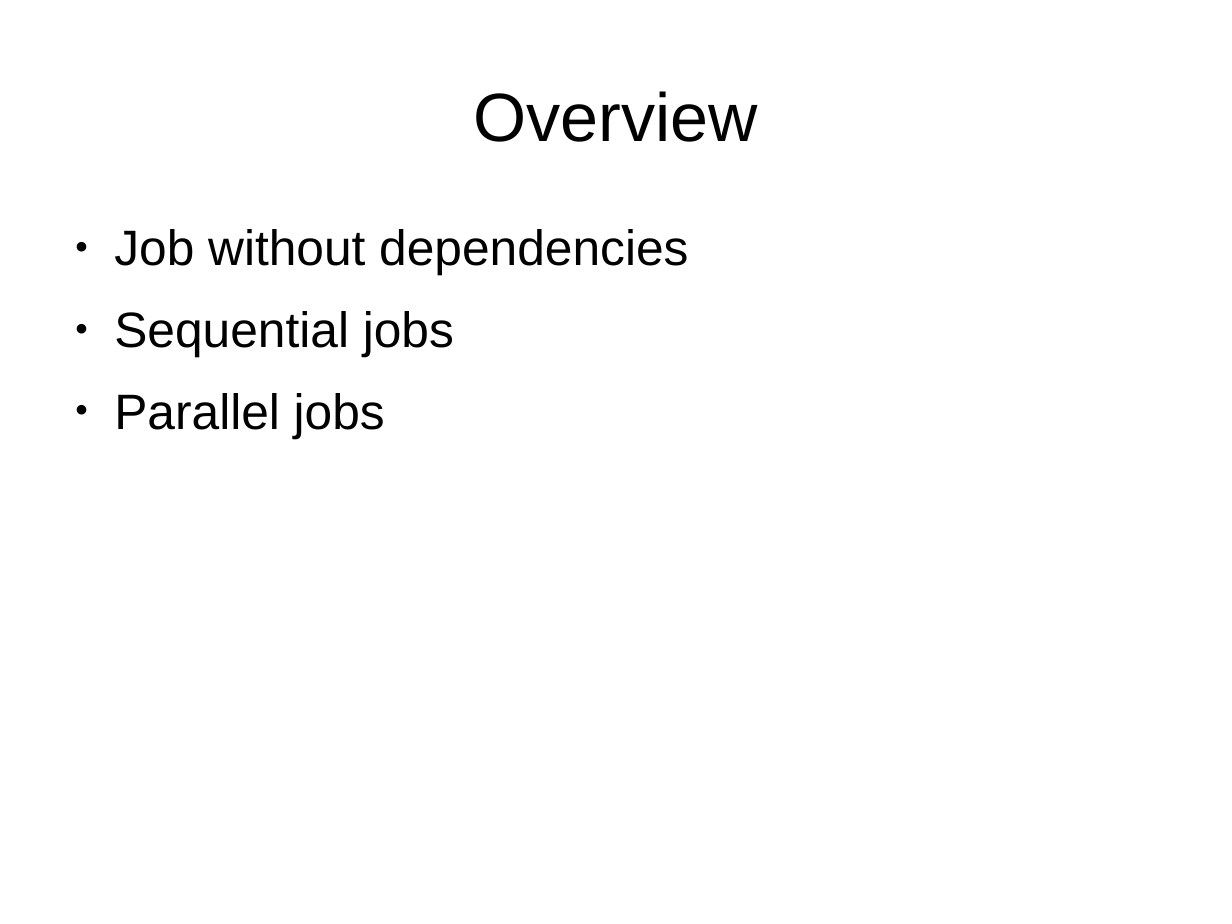
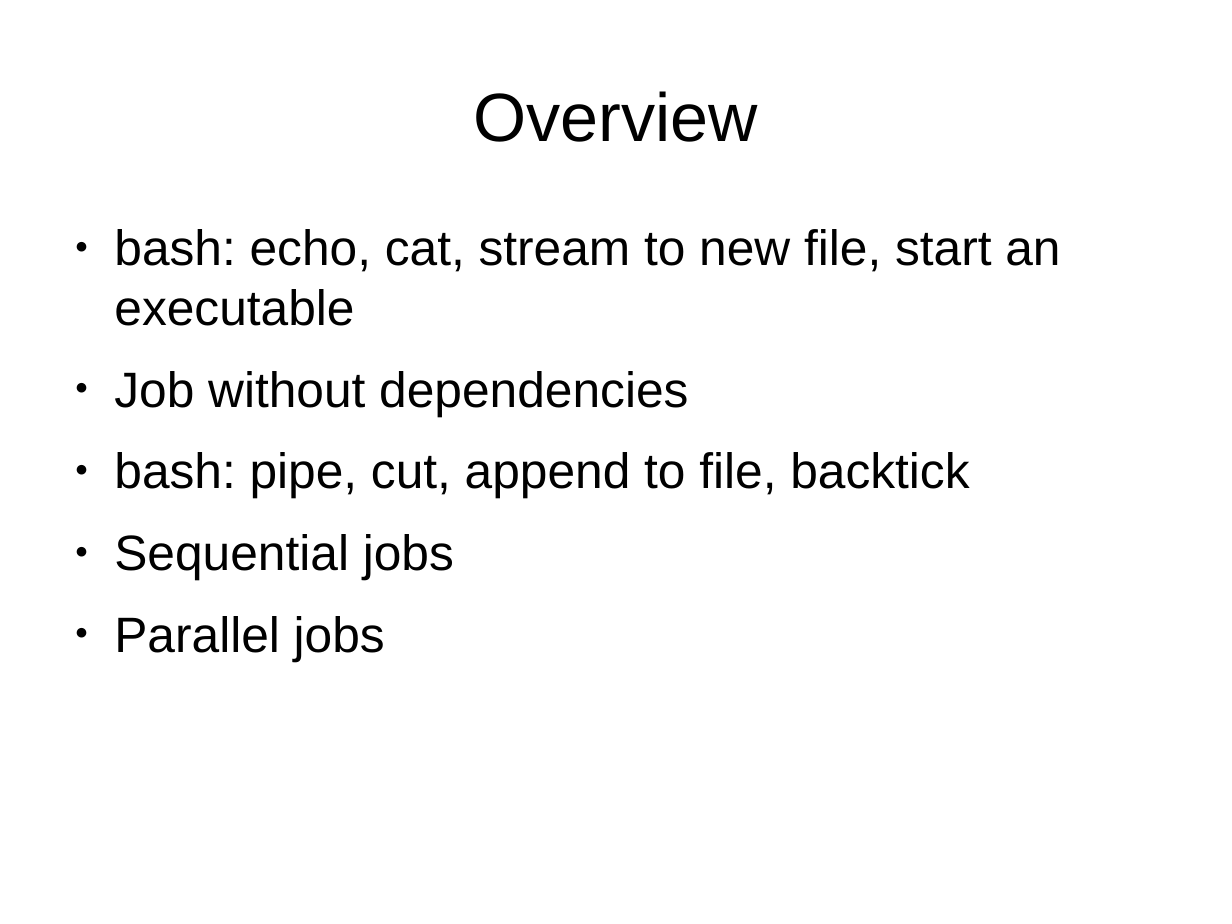
Before and after one commit to richelbilderbeek/peregrine, a slide deck: slide 3 of ParallelComputation.odp. Drawn at 1232x924 pixels with LibreOffice and Linux fonts; fonts in the diff are those of the drawing. Boxes give left, top, right and bottom in pixels: in the first picture for what was removed or moved away, otherwise in the second. Text is boxed around its words. In the diff, an @@ line names an element or a change of style, - is before the commit and + after.

```diff
--- a/ParallelComputation.odp
+++ b/ParallelComputation.odp
@@ text at (x1=114, y1=229, x2=1060, y2=326): paragraph added @@
+● bash: echo, cat, stream to new file, start an executable
@@ text at (x1=114, y1=452, x2=969, y2=498): paragraph added @@
+● bash: pipe, cut, append to file, backtick
```
Also in this commit, not shown: 5 other slides changed, 5 slides added, 1 other file.
